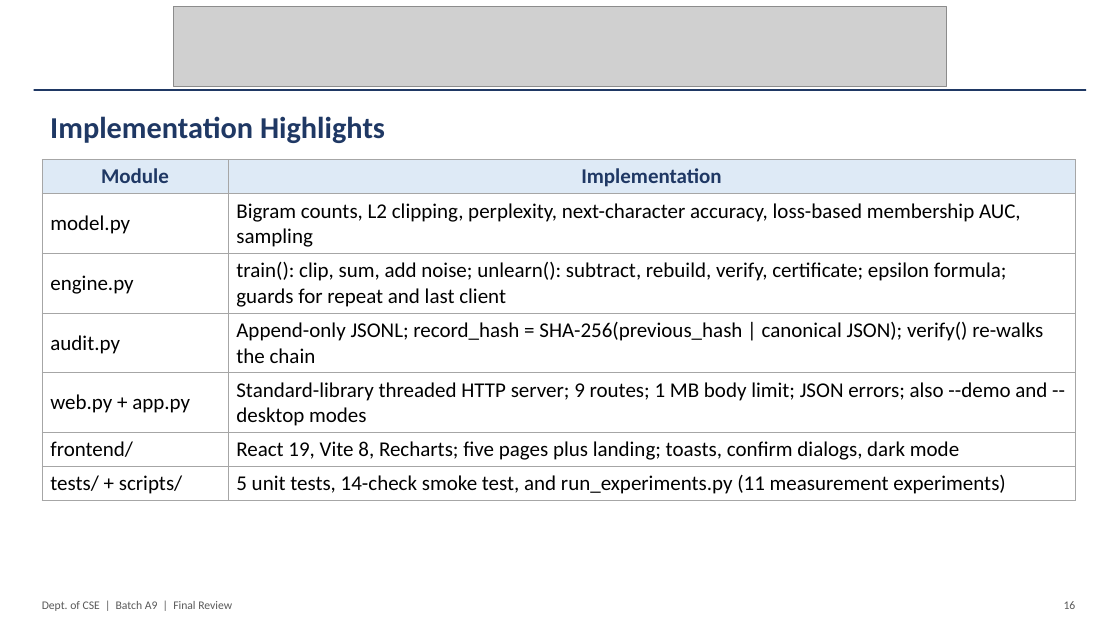
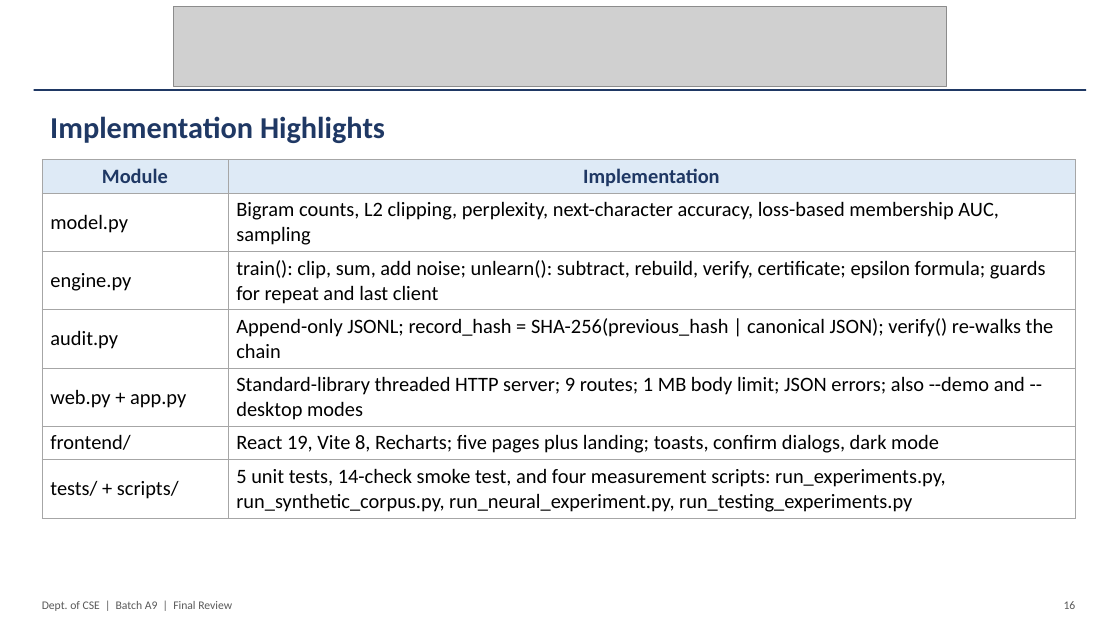
Before and after one commit to madhava-smartgrowInfotech/Btech-Projects, a slide deck: slide 16 of CSDS/A/CSDS-A-A9/16.Final_PPT.pptx. Drawn at 1120x630 pixels with LibreOffice and Linux fonts; fonts in the diff are those of the drawing; grey boxes stand for pictures. Boxes give left, top, right and bottom in pixels: in the first picture for what was removed or moved away, otherwise in the second. Text is boxed around its words. In the diff, an @@ line names an element or a change of style, - is before the commit and + after.

```diff
--- a/CSDS/A/CSDS-A-A9/16.Final_PPT.pptx
+++ b/CSDS/A/CSDS-A-A9/16.Final_PPT.pptx
@@ table at [42,160,1075,516] @@
-row 7, column 2: 5 unit tests, 14-check smoke test, and run_experiments.py (11 measurement experiments)
+row 7, column 2: 5 unit tests, 14-check smoke test, and four measurement scripts: run_experiments.py, run_synthetic_corpus.py, run_neural_experiment.py, run_testing_experiments.py
@@ size 18 to 17.5 pt in "Module", "Implementation", "model.py", "Bigram counts, L2 clipping, perplexity, next-character accur ..." and 9 more places @@
```
Also in this commit, not shown: 11 other slides changed, 50 other files.
